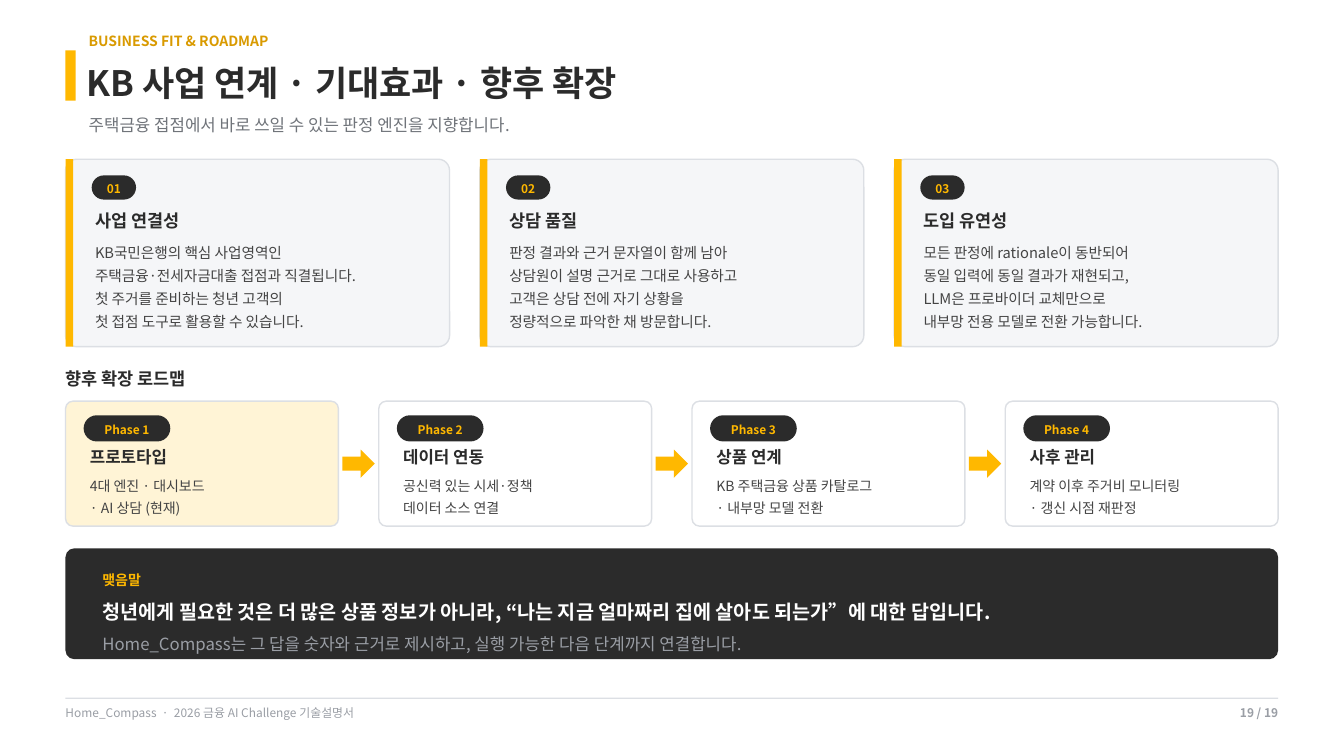
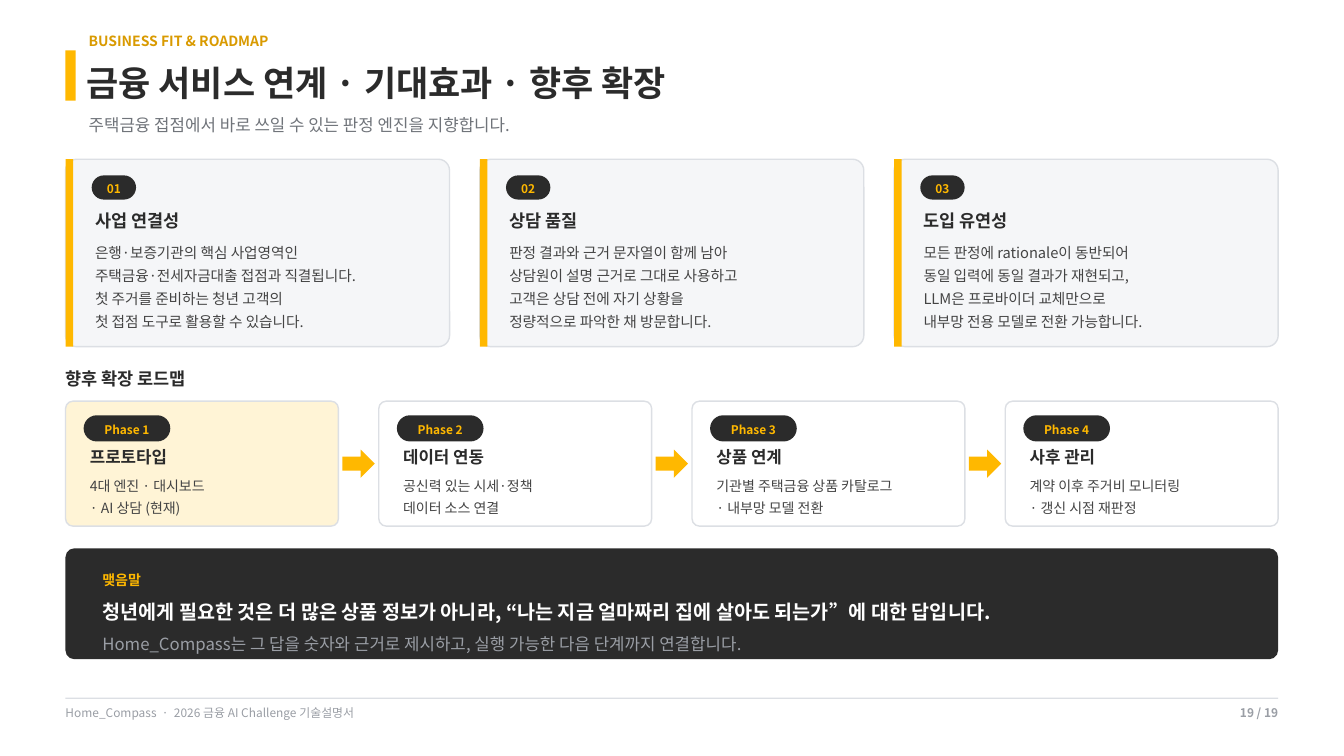
Before and after one commit to dnhynk/Home_Compass, a slide deck: slide 19 of docs/competition/기술설명서_Home_Compass.pptx. Drawn at 1344x756 pixels with LibreOffice and Linux fonts; fonts in the diff are those of the drawing. Boxes give left, top, right and bottom in pixels: in the first picture for what was removed or moved away, otherwise in the second. Text is boxed around its words. In the diff, an @@ line names an element or a change of style, - is before the commit and + after.

```diff
--- a/docs/competition/기술설명서_Home_Compass.pptx
+++ b/docs/competition/기술설명서_Home_Compass.pptx
@@ text at (87,66,665,99): text changed @@
-KB 사업 연계 · 기대효과 · 향후 확장
+금융 서비스 연계 · 기대효과 · 향후 확장
@@ text in rounded rectangle at (95,246,298,259): text changed @@
-KB국민은행의 핵심 사업영역인
+은행·보증기관의 핵심 사업영역인
@@ text in rounded rectangle at (716,479,892,492): text changed @@
-KB 주택금융 상품 카탈로그
+기관별 주택금융 상품 카탈로그
```
Also in this commit, not shown: 3 other slides changed, 20 other files.
